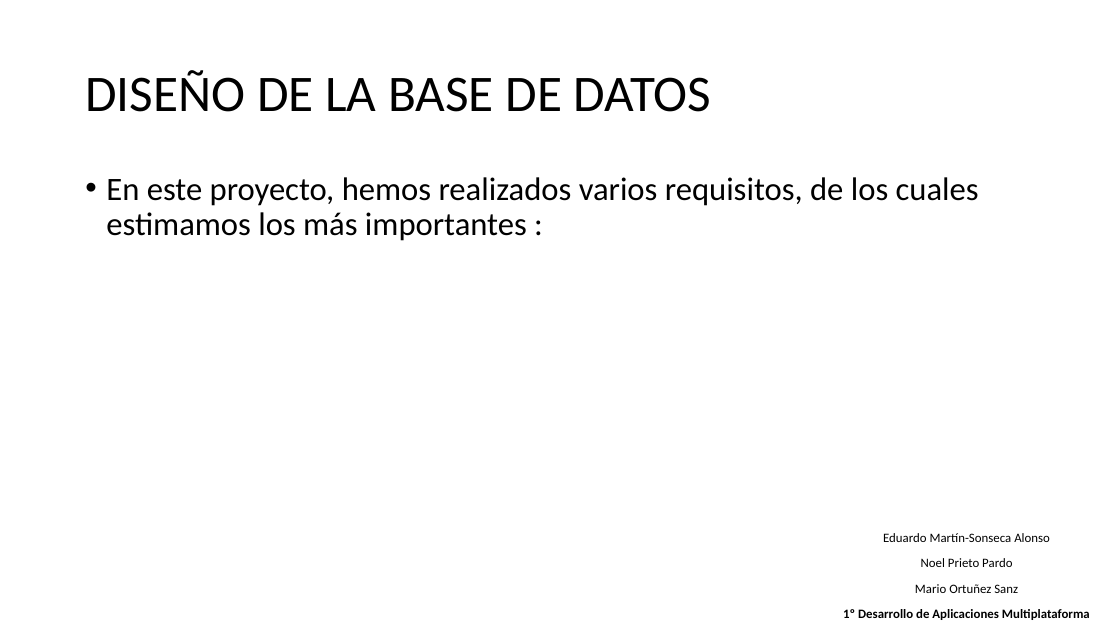
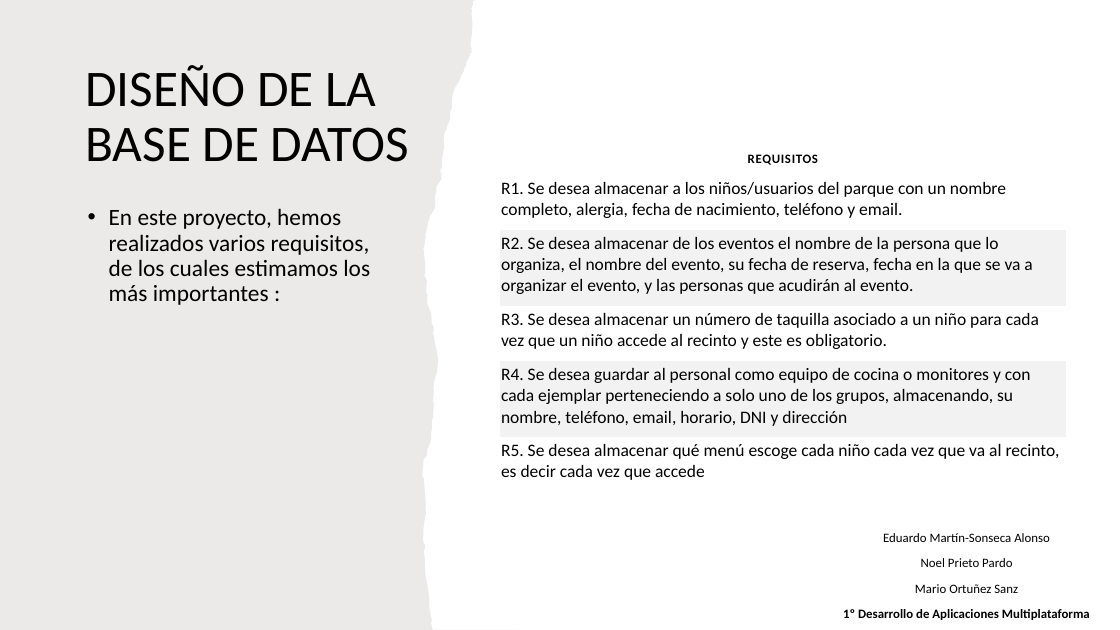
Before and after one commit to maraloeDev/Proyecto-de-Bases-de-Datos, a slide deck: slide 4 of Defensa proyecto intermodular.pptx. Drawn at 1120x630 pixels with LibreOffice and Linux fonts; fonts in the diff are those of the drawing. Boxes give left, top, right and bottom in pixels: in the first picture for what was removed or moved away, otherwise in the second. Text is boxed around its words. In the diff, an @@ line names an element or a change of style, - is before the commit and + after.

```diff
--- a/Defensa proyecto intermodular.pptx
+++ b/Defensa proyecto intermodular.pptx
@@ freeform shape added at box(0, 0, 519, 630), fill #82766A at 15% opacity @@
@@ title "DISEÑO DE LA BASE DE ..." rewrapped from box(85, 70, 712, 112) to box(85, 65, 409, 162) @@
@@ table added at box(501, 140, 1066, 492), 6 rows, 1 columns @@
+REQUISITOS
+R1. Se desea almacenar a los niños/usuarios del parque con un nombre completo, alergia, fecha de nacimiento, teléfono y email.
+R2. Se desea almacenar de los eventos el nombre de la persona que lo organiza, el nombre del evento, su fecha de reserva, fecha en la que se va a organizar el evento, y las personas que acudirán al evento.
+R3. Se desea almacenar un número de taquilla asociado a un niño para cada vez que un niño accede al recinto y este es obligatorio.
+R4. Se desea guardar al personal como equipo de cocina o monitores y con cada ejemplar perteneciendo a solo uno de los grupos, almacenando, su nombre, teléfono, email, horario, DNI y dirección
+R5. Se desea almacenar qué menú escoge cada niño cada vez que va al recinto, es decir cada vez que accede
@@ text "En este proyecto, hemos realizados ...": place and size @@
-text "En este proyecto, hemos realizados ..." at box(106, 177, 979, 241)
+text "En este proyecto, hemos realizados ..." at box(109, 208, 370, 305)
@@ text "En este proyecto, hemos realizados ..." at box(109, 208, 370, 305): size 28 to 20 pt @@
```
Also in this commit, not shown: 4 other slides changed, 1 slide added, 1 other file.
